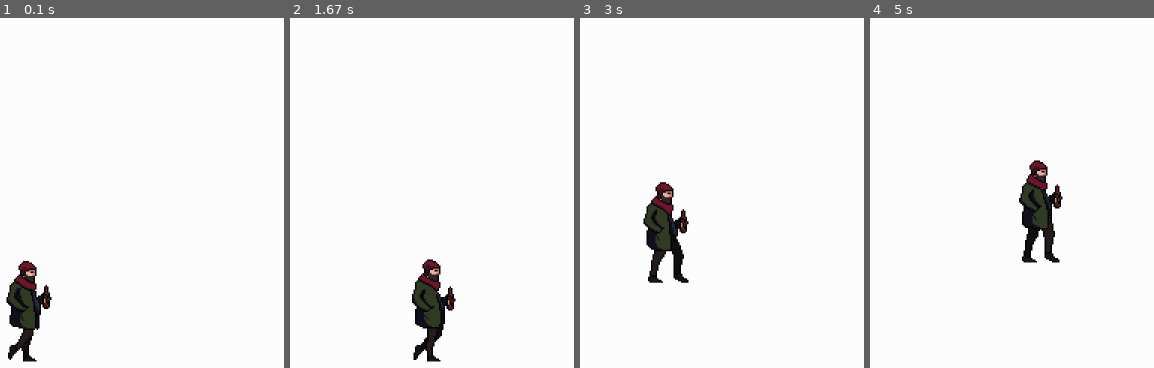
Above: before the commit, frames 1-4 (left to right).
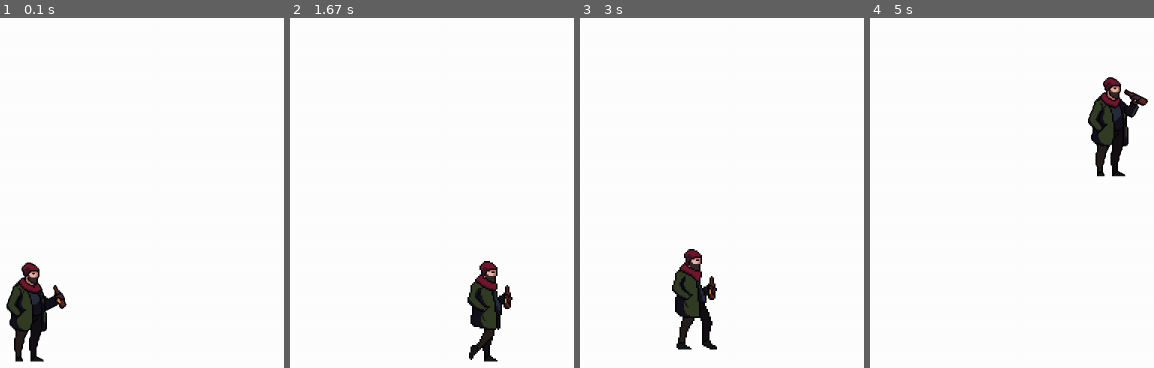
Above: after the commit, the same moments.

Repository: mariaeduardarabelo/MariaEduarda
Game: pygame game, started from homelessWalker.py/main.py
The game is run twice, just before and just after one commit, with the same random seed, the same clock (stepped at 60 frames per second) and the same inputs.
Inputs:
- Up to frame 1 (0.1 s): no input
- Up to frame 2 (1.67 s): hold Space 0.33-0.8 s; hold Right 0.33-0.8 s; hold Right 0.83-1.3 s; tap Space at 0.9, 1.2, 1.4 s; hold Right from 1.33 s (still down)
- Up to frame 3 (3 s): tap Space at 1.7, 1.9, 2.2, 2.47, 2.77, 2.9 s; release Right at 1.8 s; hold Left 1.83-2.37 s; hold Left 2.4-2.8 s; hold Right from 2.83 s (still down)
- Up to frame 4 (5 s): tap Space at 3.2, 3.57, 3.87, 4.07, 4.37, 4.57, 4.87 s; release Right at 3.47 s; hold Left 3.5-3.97 s; hold Right 4-4.47 s; hold Right 4.5-4.97 s

The runs differ from the first frame. In frame 1, 2.4% of the frame differs, in the area x 2-24%, y 69-99%; in frame 2, 4.9%; in frame 3, 5.2%; in frame 4, 5.7%, in the area x 52-98%, y 16-70%.

Commit message:
Novos Arquivos

Diff:
--- /dev/null
+++ b/gangster-pixel-character-sprite-sheets-pack/Font.txt
@@ -0,0 +1,2 @@
+DigitalDisco
+https://www.dafont.com/digital-disco.font
--- /dev/null
+++ b/gangster-pixel-character-sprite-sheets-pack/Licens.txt
@@ -0,0 +1 @@
+https://craftpix.net/file-licenses/
--- a/homelessWalker.py/main.py
+++ b/homelessWalker.py/main.py
@@ -1,77 +1,146 @@
 import pygame
 
 pygame.init()
-
 relogio = pygame.time.Clock()
 tamanho = (1200, 500)
 tela = pygame.display.set_mode(tamanho)
-
-pygame.display.set_caption("Homelees Walker")
+pygame.display.set_caption("Homeless Walker")
 dt = 0
 
+# spritesheet são as imagens sequência de sprites
+# Carrega as imagens
+folhaSpritesIdle = pygame.image.load("assets/Homeless_1/Idle_2.png").convert_alpha()
 folhaSpritesWalk = pygame.image.load("assets/Homeless_1/Walk.png").convert_alpha()
-folhaSpritesWalk = pygame.image.load("assets/Homeless_1/Walk.png").convert_alpha()
+folhaSpritesJump = pygame.image.load("assets/Homeless_1/Jump.png").convert_alpha()
 
-#define os frames
-framesWalk = []
+# Define os frames
+listFramesIdle = []
+listFramesWalk = []
+listFramesJump = []
 
-for i in range(6):
+# Cria os frames do personagem na lista de listFramesIdle
+for i in range(11):
+    # Pega um frame da folha de sprites na posição i * 0, 0 com tamanho 128x128
+    frame = folhaSpritesIdle.subsurface(i * 128, 0, 128, 128)
+
+    # Redimensiona o frame para 2 vezes o tamanho original
+    frame = pygame.transform.scale2x(frame)
+
+    # Adiciona o frame na lista de listFramesIdle
+    listFramesIdle.append(frame)
+
+for i in range(8):
     frame = folhaSpritesWalk.subsurface(i * 128, 0, 128, 128)
-    frame = pygame.transform.scale(frame, (256,256))
-    framesWalk.append(frame)
+    frame = pygame.transform.scale(frame, (256, 256))
+    listFramesWalk.append(frame)
 
-#variaveis da animaçao do personagem parado = 0
+for i in range(16):
+    frame = folhaSpritesJump.subsurface(i * 128, 0, 128, 128)
+    frame = pygame.transform.scale(frame, (256, 256))
+    listFramesJump.append(frame)
+
+# animação do personagem parado
+indexFrameIdle = 0 # Controla qual imagem está sendo mostrada na tela
+tempoAnimacaoIdle = 0.0 # Controla quanto tempo se passou desde a última troca de frame
+velocidadeAnimacaoIdle = 5 # Controlar o tempo de animação em relação ao tempo real (1 / velocidadeAnimacaoIdle)
+
+# animação do personagem andando
 indexFrameWalk = 0
 tempoAnimacaoWalk = 0.0
 velocidadeAnimacaoWalk = 10
 
-personagemRect = framesWalk[0].get_rect(midbottom = (100, 480))
-gravidade = 1
+# animação do personagem pulando
+indexFrameJump = 0
+tempoAnimacaoJump = 0.0
+velocidadeAnimacaoJump = 5
 
+personagemRect = listFramesIdle[0].get_rect(midbottom=(100, 480))
+
+gravidade = 1 # Gravidade do jogo, valor que aumenta a cada frame
+direcaoPersonagem = 1 # Direção que o personagem está olhando (1 = Direita, -1 = Esquerda)
+estaAndando = False # Define se o personagem está andando ou não
+
+# Loop Principal
 while True:
+
+    # Loop que verifica todos os eventos que acontecem no jogo
     for event in pygame.event.get():
+        # Verifica se o evento é de fechar a janela
         if event.type == pygame.QUIT:
-            pygame.quit()
-            exit()
+            pygame.quit() # Fecha o jogo
+            exit() # Fecha o programa
 
-    tela.fill((255,255,255))
+    tela.fill((255, 255, 255)) # Cor da tela (RGB)
 
-    #Atualiza a animação do personagem parado
+    # Soma o tempo que se passou desde o último frame
+    tempoAnimacaoIdle += dt
+
+    # Verifica se o tempo de animação do personagem parado é maior ou igual ao tempo de animação
+    if tempoAnimacaoIdle >= 1 / velocidadeAnimacaoIdle:
+        # Atualiza o frame do personagem parado de acordo com a lista de frames
+        indexFrameIdle = (indexFrameIdle + 1) % len(listFramesIdle)
+        tempoAnimacaoIdle = 0.0 # Reseta o tempo entre os frames
+
+    # Atualiza a animação do personagem andando
     tempoAnimacaoWalk += dt
 
+    # Verifica se o tempo de animação do personagem andando é maior ou igual ao tempo de animação
     if tempoAnimacaoWalk >= 1 / velocidadeAnimacaoWalk:
-        indexFrameWalk = (indexFrameWalk + 1) % len(framesWalk)
+        # Atualiza o frame do personagem andando
+        indexFrameWalk = (indexFrameWalk + 1) % len(listFramesWalk)
         tempoAnimacaoWalk = 0.0
 
+    # Atualiza a animação do personagem pulando
+    tempoAnimacaoJump += dt
 
-    #Movimenta o personagem no eixo x
-    teclas = pygame.key.get_pressed()
+    # Verifica se o tempo de animação do personagem pulando é maior ou igual ao tempo de animação
+    if tempoAnimacaoJump >= 1 / velocidadeAnimacaoJump:
+        # Atualiza o frame do personagem pulando
+        indexFrameJump = (indexFrameJump + 1) % len(listFramesJump)
+        tempoAnimacaoJump = 0.0
 
-    if teclas[pygame.K_LEFT]:
-        personagemRect.x -=100 * dt
-    if teclas[pygame.K_RIGHT]:
-        personagemRect.x +=100 * dt
-    if teclas [pygame.K_SPACE]:
-        if personagemRect.centery == 330:
-            gravidade = -30
+    # Verifica se o personagem está andando
+    estaAndando = False
+    # Pega as teclas que foram pressionadas
+    listTeclas = pygame.key.get_pressed()
 
-    #Gravidade aumenta
+    if listTeclas[pygame.K_LEFT]: # Verifica se a tecla esquerda foi pressionada
+        personagemRect.x -= 200 * dt # Movimenta o personagem para a esquerda
+        direcaoPersonagem = -1 # Define a direção do personagem para a esquerda
+        estaAndando = True # Define que o personagem está andando
+
+    if listTeclas[pygame.K_RIGHT]:
+        personagemRect.x += 200 * dt # Movimenta o personagem para a direita
+        direcaoPersonagem = 1
+        estaAndando = True
+
+    if listTeclas[pygame.K_SPACE]: # Verifica se a tecla espaço foi pressionada
+        if personagemRect.centery == 330: # Verifica se o personagem está no chão
+            gravidade = -50 # Define como negativo para o personagem subir
+
+    # Gravidade Aumenta
     gravidade += 3
 
+    # Atualiza a posição Y do personagem de acordo com a gravidade
     personagemRect.y += gravidade
 
-    if personagemRect.centery >=330:
+    # Verifica se o personagem está no chão
+    if personagemRect.centery >= 330:
         personagemRect.centery = 330
 
-    # if teclas[pygame.K_]:
-    #   personagemRect.x -=100 * dt
-    # if teclas[pygame.K_DOWN]:
-    #     personagemRect.y +=100 * dt
+    # Desenha o personagem
+    if gravidade < 0: # Verifica se o personagem está subindo
+        frame = listFramesJump[indexFrameJump]
+    else:
+        if estaAndando: # Verifica se o personagem está andando
+            frame = listFramesWalk[indexFrameWalk]
+        else: # Caso contrário, o personagem está parado
+            frame = listFramesIdle[indexFrameIdle]
 
-    #Desenha o personagem
-    tela.blit(framesWalk[indexFrameWalk],personagemRect)
+    if direcaoPersonagem == -1: # Verifica se o personagem está olhando para a esquerda e inverte a imagem
+        frame = pygame.transform.flip(frame, True, False) # Inverte a imagem
 
-    #pygame.draw.rect(tela, (0, 0, 0), personagemRect, 2)
+    tela.blit(frame, personagemRect) # Desenha o personagem na tela
 
-    pygame.display.update()
-    dt = relogio.tick(60)/1000
+    pygame.display.update() # Atualiza a tela
+    dt = relogio.tick(60) / 1000 # Define o tempo de cada frame em segundos
--- /dev/null
+++ b/melee-weapon-pixel-icons-for-cyberpunk/Font.txt
@@ -0,0 +1,2 @@
+Future Millennium
+https://www.dafont.com/futuremillennium.font
Binary file added: Git Lucas.PNG
Binary file added: gangster-pixel-character-sprite-sheets-pack/COUPON.png
Binary file added: gangster-pixel-character-sprite-sheets-pack/Gangsters_1/Attack_1.png
Binary file added: gangster-pixel-character-sprite-sheets-pack/Gangsters_1/Dead.png
Binary file added: gangster-pixel-character-sprite-sheets-pack/Gangsters_1/Hurt.png
Binary file added: gangster-pixel-character-sprite-sheets-pack/Gangsters_1/Idle.png
Binary file added: gangster-pixel-character-sprite-sheets-pack/Gangsters_1/Idle_2.png
Binary file added: gangster-pixel-character-sprite-sheets-pack/Gangsters_1/Jump.png
Binary file added: gangster-pixel-character-sprite-sheets-pack/Gangsters_1/Recharge.png
Binary file added: gangster-pixel-character-sprite-sheets-pack/Gangsters_1/Run.png
Binary file added: gangster-pixel-character-sprite-sheets-pack/Gangsters_1/Shot.png
Binary file added: gangster-pixel-character-sprite-sheets-pack/Gangsters_1/Walk.png
(and 336 more such lines)
